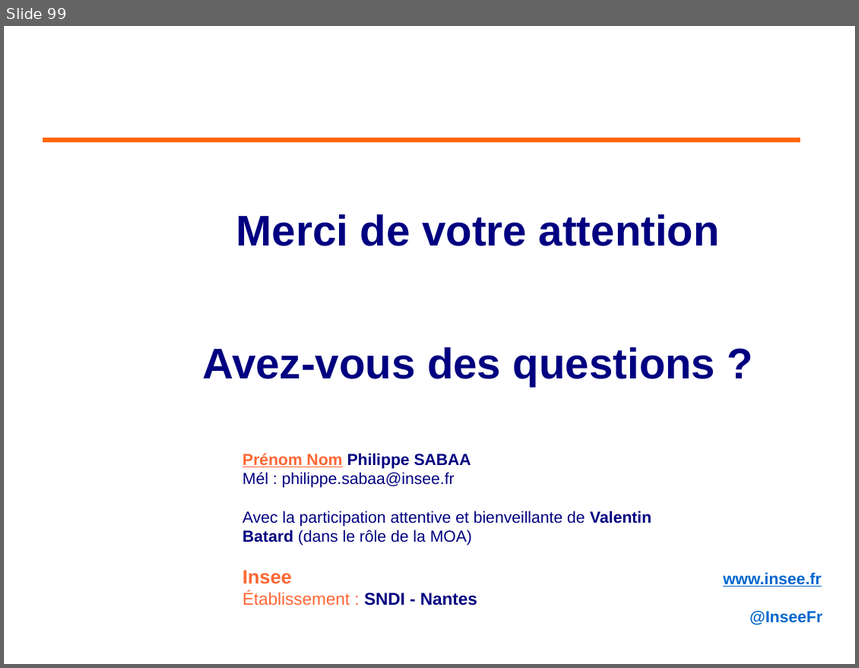
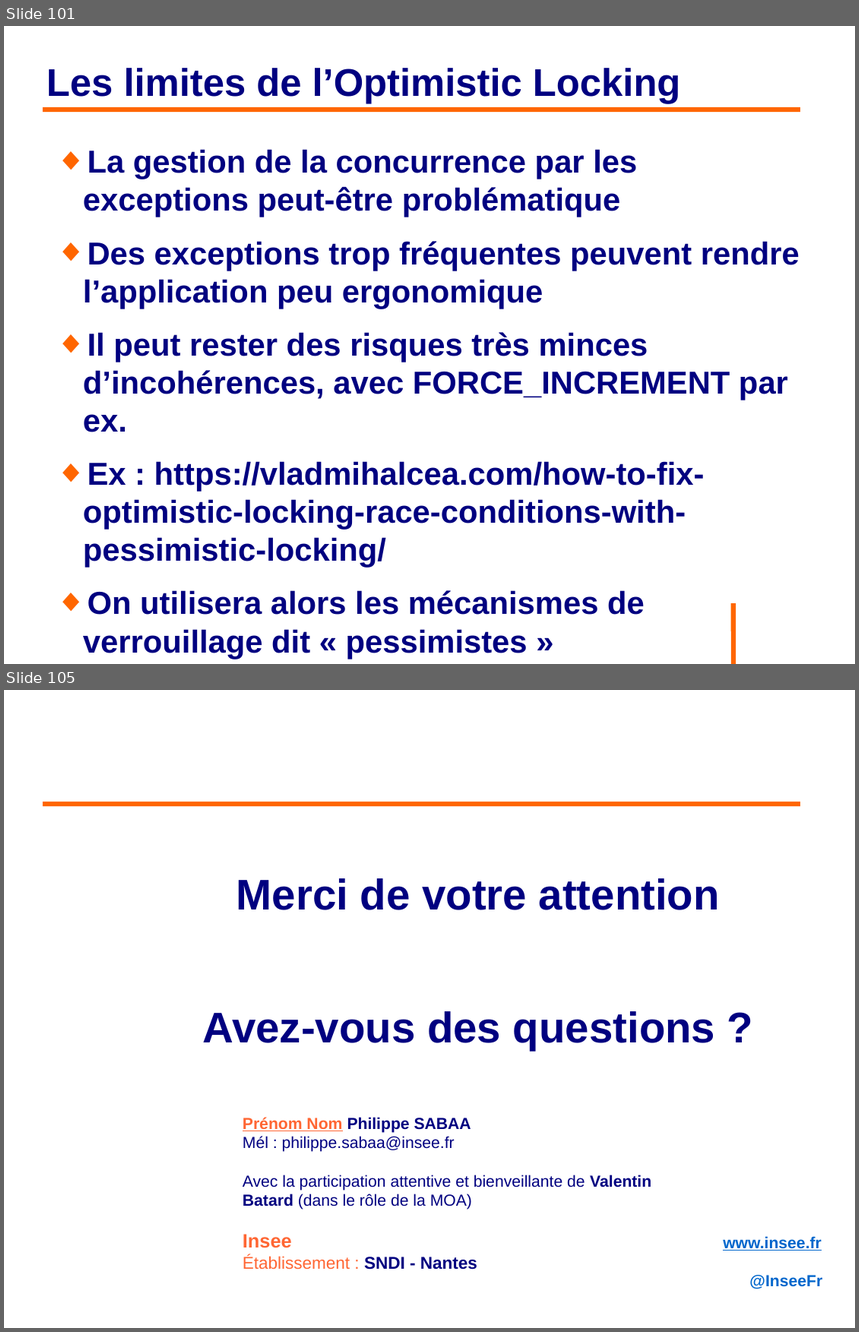
Before and after one commit to philphils/formation-hibernate-avancee, a slide deck: Documentation/diapo_formation_hibernate_avancee.odp. Shown one above the other, each under a label of ours: slide 99 before the commit, slides 101 and 105 after it; the slides between them are not shown. The pictures are 859x668 and 859x1332 pixels, drawn with LibreOffice and Linux fonts; fonts in the diff are those of the drawing; background and template pictures are left out. Boxes give left, top, right and bottom in pixels: in the first picture for what was removed or moved away, otherwise in the second. Text is boxed around its words. In the diff, an @@ line names an element or a change of style, - is before the commit and + after.

Commit message:
Avancement optimistic lock

```diff
--- a/Documentation/diapo_formation_hibernate_avancee.odp
+++ b/Documentation/diapo_formation_hibernate_avancee.odp
@@ slide 101 added at box(4, 26, 855, 664), background #FFFFFF @@
@@ title added at box(47, 68, 680, 104), 36 pt, text #000080, bold @@
+Les limites de l’Optimistic Locking
@@ line added from (43, 110) to (801, 110), #FF6600 4.54 pt @@
@@ text added at box(83, 149, 800, 615), 29.6 pt, text #000080, bold @@
+◆ La gestion de la concurrence par les exceptions peut-être problématique
+◆ Des exceptions trop fréquentes peuvent rendre l’application peu ergonomique
+◆ Il peut rester des risques très minces d’incohérences, avec FORCE_INCREMENT par ex.
+◆ Ex : https://vladmihalcea.com/how-to-fix-optimistic-locking-race-conditions-with-pessimistic-locking/
+◆ On utilisera alors les mécanismes de verrouillage dit « pessimistes »
@@ line added from (734, 604) to (734, 664), #FF6600 4.54 pt @@
@@ what was slide 99 is now slide 105 @@
```
Also in this commit, not shown: 8 slides changed, 5 other slides added.
